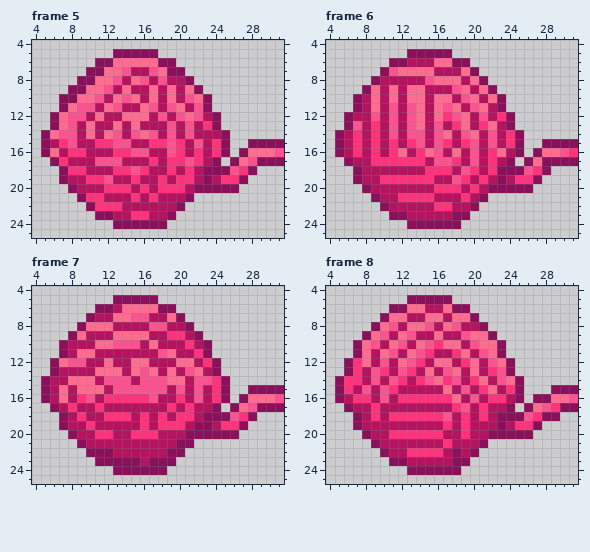
Edited in one commit: pixel-art file (Assets/Assety/PLAYER_wloczka/klebek/odwijanie_zawijanie/wloczka6_spin_anim.aseprite). This is how it looked before the edit.
32x32 pixels, 8 frames. Shown: frame 5: x 4..31, y 4..25; frame 6: x 4..31, y 4..25; frame 7: x 4..31, y 4..25; frame 8: x 4..31, y 4..25. The commit also changed other frames, which this record leaves out.
After the commit:
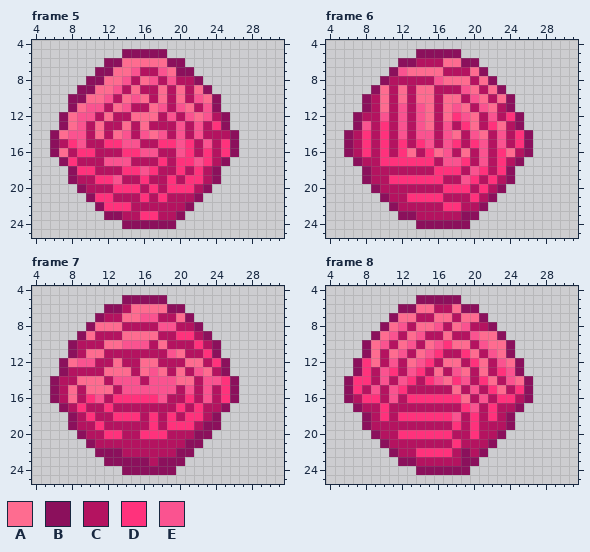
Palette (. is transparent): A #fe6c90  B #8b105c  C #b41360  D #ff327c  E #fa5390
Edits made:
layer "ogonek" now hidden
Changed rows in their new state; - is an unchanged pixel.
Frame 5:
first column x 5:
 5 --------.----B-------------
 6 ------.-B----A-B-----------
 7 -----.-B-AE-CEA-B----------
 8 ----.-B-AECAECE-CB---------
 9 ---.-B-AECA-CACACAB--------
10 --.-B-AECAEACACACEAB-------
11 --.BA-ECAE-CAECEACEB-------
12 -.BA-ECA-C--ACECEAECB------
13 -.BAECA-CACA--CECECDB------
14 .BA-ECACAECEAECECE--CB-----
15 .BCDE-C-D-E-C-DEDCECDB-....
16 .BAC-D--C-D-E-CEDCDCDB.....
17 -.BD--C--E--CDC-DEDCB......
18 --.B-D--C-DED-CDCDC-....---
19 --.B-C-DE-CD-CDC-DCB...----
20 ---.B--C--DCDC--DC-...-----
21 ----.B-D--CDCD--CB---------
22 -----.B--D-----CB----------
23 ------.-B-C-D-CB-----------
24 --------.-----B------------
Frame 6:
first column x 5:
 5 --------.----B-------------
 6 ------.-B--C-A-B-----------
 7 -----.BE---A--CAB----------
 8 ----.B----CE--ACAB---------
 9 ---.BACAC-A--CEACAB--------
10 --.BCACAC-AC-ACEACAB-------
11 --.BCACECEACAEACEACB-------
12 -.B-CECECEACADEACECDB------
13 -.BECDCECEACECDACDACB------
14 .BCDCDCEC-ECEACEACECDB-----
15 .BCDCDCDCDECEDCDECECDB-....
16 .BCDCDCDACDAECACECDACB.....
17 -.B-C-----DC-EDCECDCB......
18 --.B------C--DCEDCD-....---
19 --.B-C-----D-CEDCDCB...----
20 ---.B------C--DCDC-...-----
21 ----.B-C---D--CDCB---------
22 -----.B----C-D-CB----------
23 ------.-B----C-B-----------
24 --------.-----B------------
Frame 7:
first column x 5:
 5 --------.----B-------------
 6 ------.-BC---A-B-----------
 7 -----.B-C-A-E-CAB----------
 8 ----.B--A---C-E-CB---------
 9 ---.BA--C---A-C-DCB--------
10 --.B--C-A--ECA--CDCB-------
11 --.BC-A------CEA-CDB-------
12 -.BA-E-CA-C-A--C-ACDB------
13 -.B---C--ACAEACACEACB------
14 .B-C--AC--EC--E-AC-EDB-----
15 .BCAC--AC-----ECECECDB-....
16 .BCACDEC----DE-CDCECDB.....
17 -.BCD-CD------CDCD-CB......
18 --.BCD-C--DCDCDC-DC-....---
19 --.B-CD----CDC--DC-B...----
20 ---.B-C-D-C--D--C--...-----
21 ----.B---------C-B---------
22 -----.--B-----C-B----------
23 ------.----BC--B-----------
24 --------.-----B------------
Frame 8:
first column x 5:
 5 --------.----B-------------
 6 ------.-B-A-CA-B-----------
 7 -----.B-A-C-AC-AB----------
 8 ----.BAEC-AECAE-CB---------
 9 ---.BAECAE-CA-CE-AB--------
10 --.BAECAECAED-ACE-AB-------
11 --.BACAECAED-CDACEAB-------
12 -.BDACECAEDC-ACDACEAB------
13 -.BDCEDCEDCACEACACDEB------
14 .B-DCECEDCDEADECDACEAB-----
15 .BDCECED----CACECDACDB--...
16 .BC-DCEC-----DACEC-DCB.....
17 -.B-CD-------CDECD-CB......
18 --.BCDC-----DECDCDC-.....--
19 --.B--------CDCD--CB...----
20 ---.B-C-----D-CD-C-...-----
21 ----.B------CD--CB---------
22 -----.B-C---DCBCB----------
23 ------.-B----C-B-----------
24 --------.-----B------------
